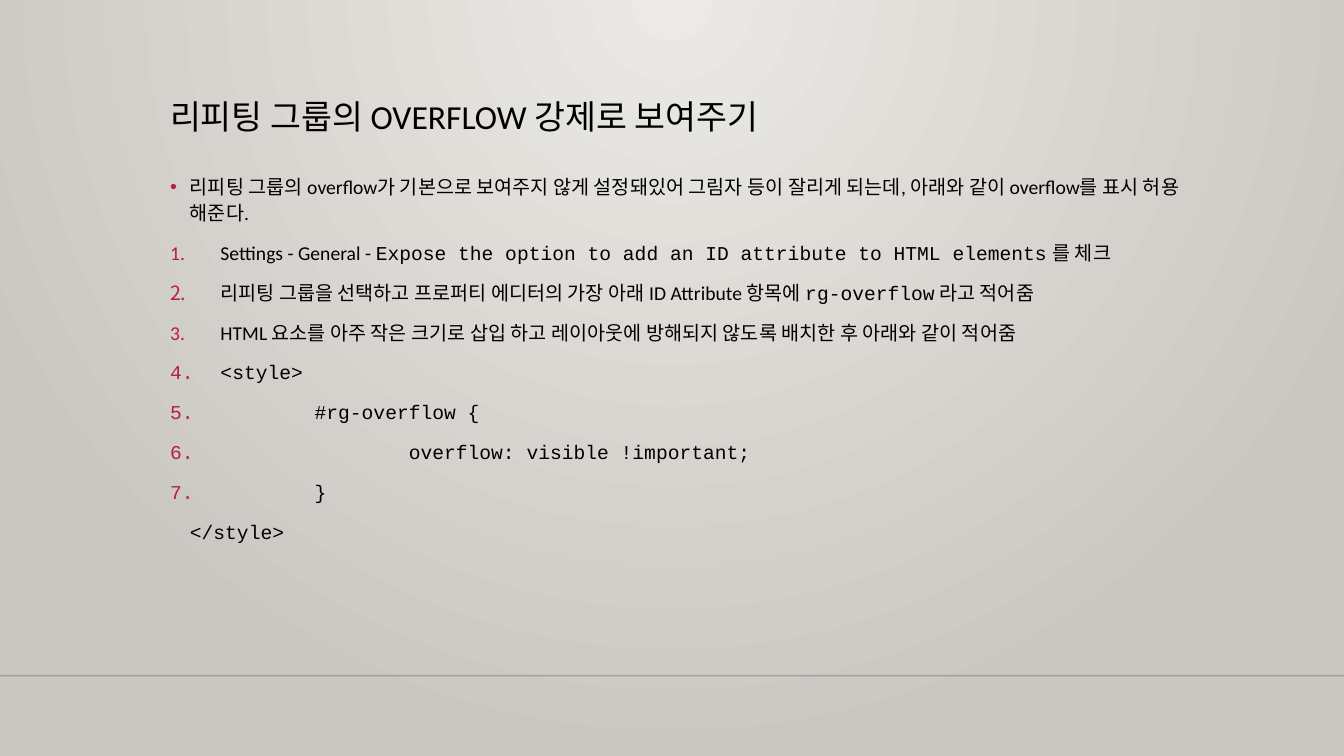
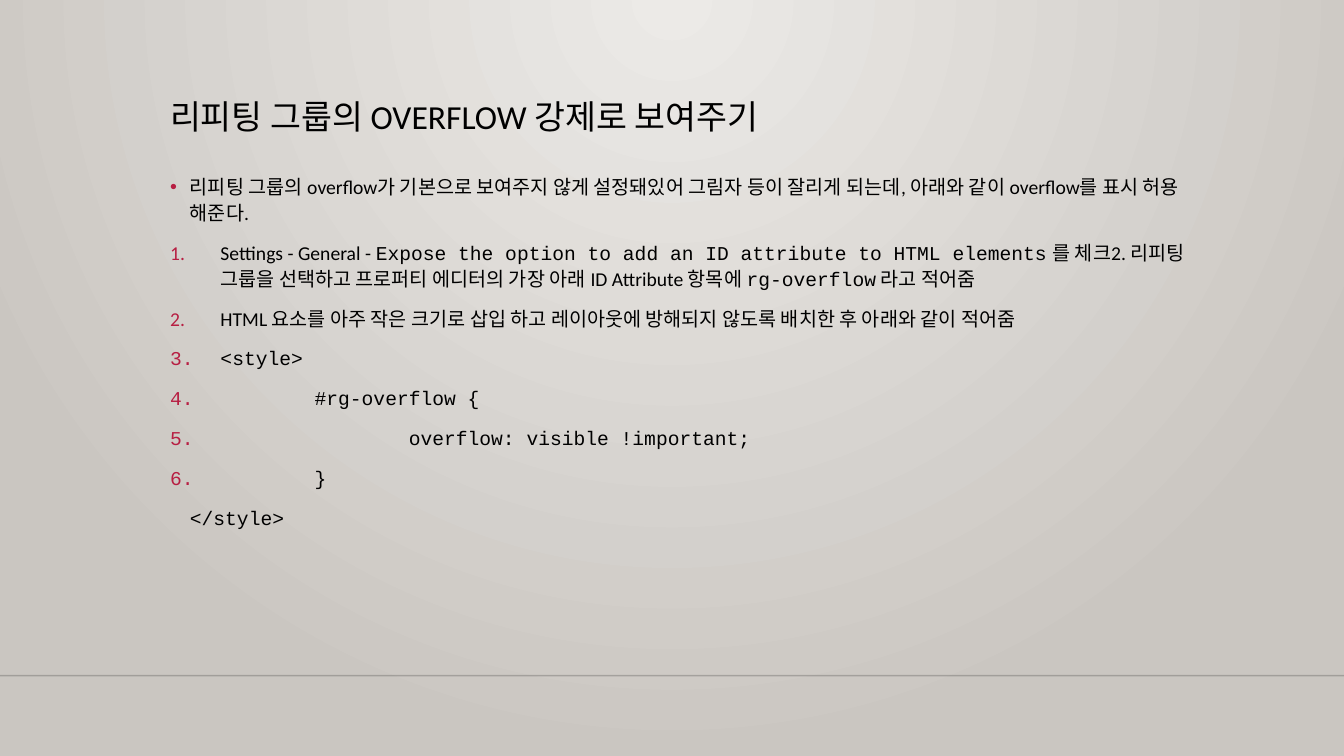
Before and after one commit to m00nlygreat/obsidian-vault, a slide deck: slide 21 of 노코드 엔지니어링/노코드 최강자 버블.pptx (slide 19 before the commit). Drawn at 1344x756 pixels with LibreOffice and Linux fonts; fonts in the diff are those of the drawing; background and template pictures are left out. Boxes give left, top, right and bottom in pixels: in the first picture for what was removed or moved away, otherwise in the second. Text is boxed around its words. In the diff, an @@ line names an element or a change of style, - is before the commit and + after.

```diff
--- a/노코드 엔지니어링/노코드 최강자 버블.pptx
+++ b/노코드 엔지니어링/노코드 최강자 버블.pptx
@@ text at (x1=220, y1=243, x2=1185, y2=290): text changed @@
-1. Settings - General - Expose the option to add an ID attribute to HTML elements 를 체크
-2. 리피팅 그룹을 선택하고 프로퍼티 에디터의 가장 아래 ID Attribute 항목에 rg-overflow 라고 적어줌
+1. Settings - General - Expose the option to add an ID attribute to HTML elements 를 체크2. 리피팅 그룹을 선택하고 프로퍼티 에디터의 가장 아래 ID Attribute 항목에 rg-overflow 라고 적어줌
```
Also in this commit, not shown: 5 other slides changed, 3 slides added, 1 other file.
